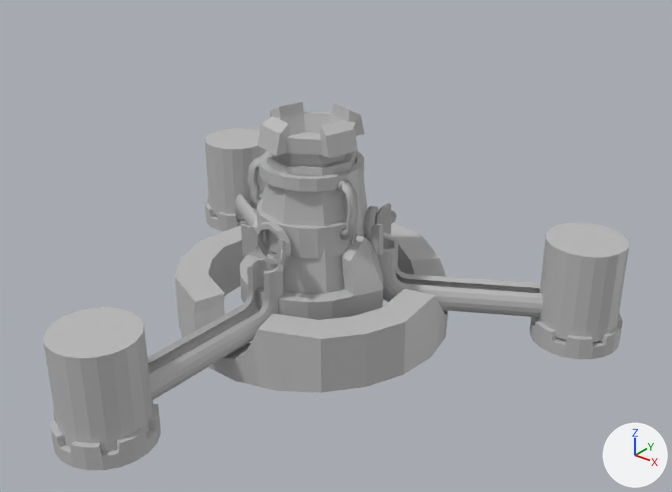
The FBX model TowerDefence/Assets/LockdownAssets/Meshes/Blockouts/Buildings/Props/Core_Asset.fbx as it was, and as the next commit left it.
The view is the same before and after, from a camera (50 mm lens) standing at (134.0, -160.3, 101.0) and looking at (15.0, -11.5, 8.8). The axes (+X, +Y, +Z) are drawn at lower right. The lights are the same throughout. Where no turn or scale is listed for an object, it has been applied to the vertices.

Names of what the first picture shows: 'CenterTower_Asset', 'Core_Asset', 'LeftTower_Asset', 'RightTower_Asset'.
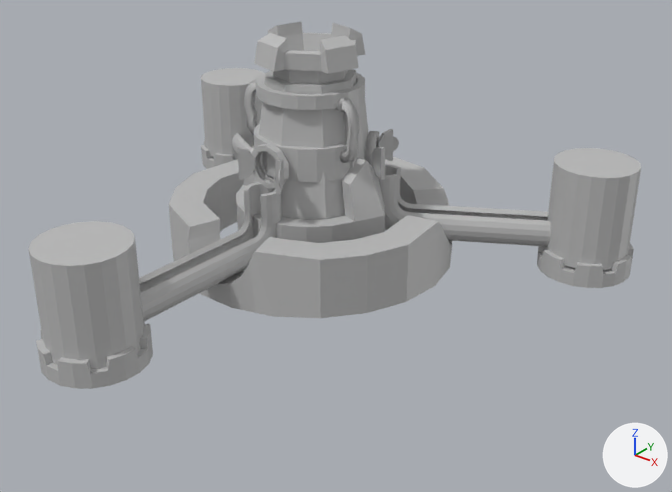
ob_core_asset_grp is not drawn itself; it is the parent of ob_righttower_asset_001, ob_lefttower_asset_001, ob_centretower_asset, ob_core_asset_001.
ob_lefttower_asset_001 is not drawn itself; it is the parent of ob_lefttower_asset.
ob_righttower_asset_001 is not drawn itself; it is the parent of ob_righttower_asset.

Location of each change, (x1, y1, x2, y2) in pixels of the pictures (672 x 492 px):
'Core_Asset_Blockout', added: after (36, 22, 634, 389)
'Core_Asset', no longer drawn: before (147, 102, 543, 400)
'RightTower_Asset', reshaped, moved, rescaled (11% shorter): before (530, 222, 629, 359); after (545, 148, 641, 270)
'CenterTower_Asset', deleted: before (43, 307, 161, 470)
'CentreTower_Asset', now drawn: after (28, 221, 144, 369)
'LeftTower_Asset', reshaped, moved, rescaled (11% shorter): before (205, 128, 267, 231); after (201, 68, 264, 160)
part 1 of me_mesh_002, added: after (545, 148, 641, 270)
part 2 of me_mesh_002, deleted: before (530, 314, 623, 359)
part 3 of me_mesh_002, deleted: before (537, 222, 629, 342)
part 4 of me_mesh_003, added: after (201, 68, 264, 160)
part 5 of me_mesh_003, deleted: before (205, 198, 248, 231)
part 6 of me_mesh_003, deleted: before (205, 128, 267, 219)

The edits, one by one:
me_mesh_003 has 168 vertices, 186 faces and spans x -10.7..11.0, y -0.3..26.1, z -10.9..10.8.
me_mesh_003 is used by ob_lefttower_asset; parent ob_lefttower_asset_001; location (-21.71, -15.29, -10.8).
me_mesh_003 part 4: a new loose piece, a 20-sided cylinder along y spanning x -957.3..957.3, y 0.0..2244.4, z -957.3..957.3, in mat_lambert1 (grey #bcbcbc).
me_mesh_003 part 5: the loose piece of 126 vertices spanning x -10.7..11.0, y -0.3..5.3, z -10.9..10.8 is deleted.
me_mesh_003 part 6: the loose piece of 42 vertices spanning x -9.6..9.6, y 3.7..26.1, z -9.6..9.6 is deleted.
me_mesh_002 has 168 vertices, 186 faces and spans x -11.0..10.7, y -0.3..26.1, z -10.9..10.8.
me_mesh_002 is used by ob_righttower_asset; parent ob_righttower_asset_001; location (21.34, -15.29, -11.06).
me_mesh_002 part 1: a new loose piece, a 20-sided cylinder along y spanning x -957.3..957.3, y 0.0..2244.4, z -957.3..957.3, in mat_lambert1 (grey #bcbcbc).
me_mesh_002 part 2: the loose piece of 126 vertices spanning x -11.0..10.7, y -0.3..5.3, z -10.9..10.8 is deleted.
me_mesh_002 part 3: the loose piece of 42 vertices spanning x -9.6..9.6, y 3.7..26.1, z -9.6..9.6 is deleted.
Mesh me_mesh_001_1 is new.
It is a 20-sided cylinder along y spanning x -957.0..957.0, y 0.0..2244.0, z -957.0..957.0.
It uses material mat_lambert1 (grey #bcbcbc).
Mesh me_mesh_1 is new.
It has 2539 vertices, 2546 faces and spans x -68.0..67.2, y -76.8..43.6, z -0.1..53.8.
It uses material mat_lambert1 (grey #bcbcbc).
Object 'Core_Asset' (ob_core_asset) now shows nothing instead of me_mesh.
In object 'Core_Asset' (ob_core_asset), parent goes from ob_core_asset_001 to ob_core_asset_grp.
Object 'Core_Asset' (ob_core_asset) moves from (-0.17, -19.15, 0.073) to (0.0, 0.0, 0.0).
Object 'CenterTower_Asset' (ob_centertower_asset) is deleted.
Object 'RightTower_Asset.001' (ob_righttower_asset_001) moves from (35.22, -3.861, -19.91) to (5657.0, -100.0, -3274.0).
Object 'LeftTower_Asset.001' (ob_lefttower_asset_001) moves from (-35.65, -3.861, -20.08) to (-5736.0, 0.0, -3266.0).
Object 'Core_Asset_grp' (ob_core_asset_grp) moves from (0.0, -0.17, 0.154) to (0.0, -1.942, 0.0).
Object 'Core_Asset_grp' (ob_core_asset_grp) is rescaled from (1.0, 1.0, 1.0) to (0.01, 0.01, 0.01).
Object 'LeftTower_Asset' (ob_lefttower_asset) moves from (-21.71, -15.29, -10.8) to (0.0000763, 385.7, -0.0000305).
Object 'RightTower_Asset' (ob_righttower_asset) moves from (21.34, -15.29, -11.06) to (0.0000153, 485.7, -0.0000839).
Object 'CentreTower_Asset' (ob_centretower_asset) now shows me_mesh_001_1 instead of nothing.
Object 'Core_Asset_Blockout' (ob_core_asset_blockout) is new; it shows me_mesh_1.
Its location is (0.0, -1.9, 0.0).
